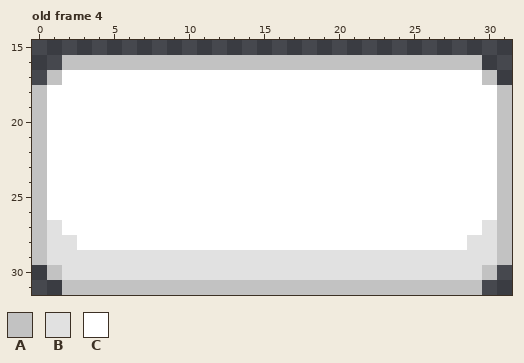
Two states of a pixel-art file, Assets/Sprites/UI/UI 32.aseprite. Above, as it was before the edit.
32x32 pixels, 12 frames. Colours within 5 levels of each other are drawn and written as one. Shown: old frame 4: x 0..31, y 15..31.
Visible layers, top first: "Layer 2", "Layer 1".
Palette (. is transparent): A #c2c2c2  B #e1e1e1  C #ffffff
Pixels before, old frame 4, first column x 0:
16 ..AAAAAAAAAAAAAAAAAAAAAAAAAAAA..
17 .ACCCCCCCCCCCCCCCCCCCCCCCCCCCCA.
18 ACCCCCCCCCCCCCCCCCCCCCCCCCCCCCCA
19 ACCCCCCCCCCCCCCCCCCCCCCCCCCCCCCA
20 ACCCCCCCCCCCCCCCCCCCCCCCCCCCCCCA
21 ACCCCCCCCCCCCCCCCCCCCCCCCCCCCCCA
22 ACCCCCCCCCCCCCCCCCCCCCCCCCCCCCCA
23 ACCCCCCCCCCCCCCCCCCCCCCCCCCCCCCA
24 ACCCCCCCCCCCCCCCCCCCCCCCCCCCCCCA
25 ACCCCCCCCCCCCCCCCCCCCCCCCCCCCCCA
26 ACCCCCCCCCCCCCCCCCCCCCCCCCCCCCCA
27 ABCCCCCCCCCCCCCCCCCCCCCCCCCCCCBA
28 ABBCCCCCCCCCCCCCCCCCCCCCCCCCCBBA
29 ABBBBBBBBBBBBBBBBBBBBBBBBBBBBBBA
30 .ABBBBBBBBBBBBBBBBBBBBBBBBBBBBA.
31 ..AAAAAAAAAAAAAAAAAAAAAAAAAAAA..
After the commit:
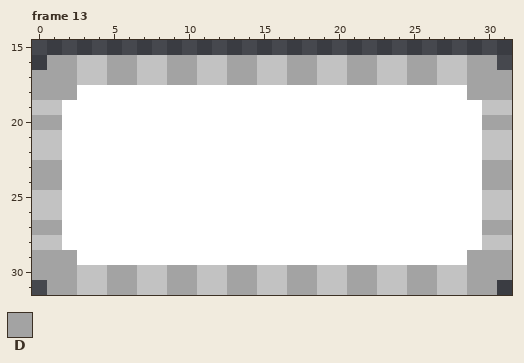
Colours new in this view: D #a3a3a3
A new or re-ordered frame is compared with the old frame closest to it.
Change:
frames 12 -> 13
Frame 13 is new; against old frame 4, layer "Layer 1":
y 16: x 1..2 .A -> DD; x 5..6 AA -> DD; x 9..10 AA -> DD; x 13..14 AA -> DD; x 17..18 AA -> DD; x 21..22 AA -> DD; x 25..26 AA -> DD; x 29..30 A. -> DD
y 17: x 0..31 .ACCCCCCCCCCCCCCCCCCCCCCCCCCCCA. -> DDDAADDAADDAADDAADDAADDAADDAADDD
y 18: x 0..2 ACC -> DDD; x 29..31 CCA -> DDD
y 19: x 1 C -> A; x 30 C -> A
y 20: x 0..1 AC -> DD; x 30..31 CA -> DD
y 21..22: x 1 C -> A; x 30 C -> A
y 23..24: x 0..1 AC -> DD; x 30..31 CA -> DD
y 25..26: x 1 C -> A; x 30 C -> A
y 27: x 0..1 AB -> DD; x 30..31 BA -> DD
y 28: x 1..2 BB -> AC; x 29..30 BB -> CA
y 29: x 0..31 ABBBBBBBBBBBBBBBBBBBBBBBBBBBBBBA -> DDDCCCCCCCCCCCCCCCCCCCCCCCCCCDDD
y 30: x 0..31 .ABBBBBBBBBBBBBBBBBBBBBBBBBBBBA. -> DDDAADDAADDAADDAADDAADDAADDAADDD
y 31: x 1..2 .A -> DD; x 5..6 AA -> DD; x 9..10 AA -> DD; x 13..14 AA -> DD; x 17..18 AA -> DD; x 21..22 AA -> DD; x 25..26 AA -> DD; x 29..30 A. -> DD
Pixel boxes of the changes (left, top, right, bottom) in both pictures:
changed: (32, 55, 512, 295)
